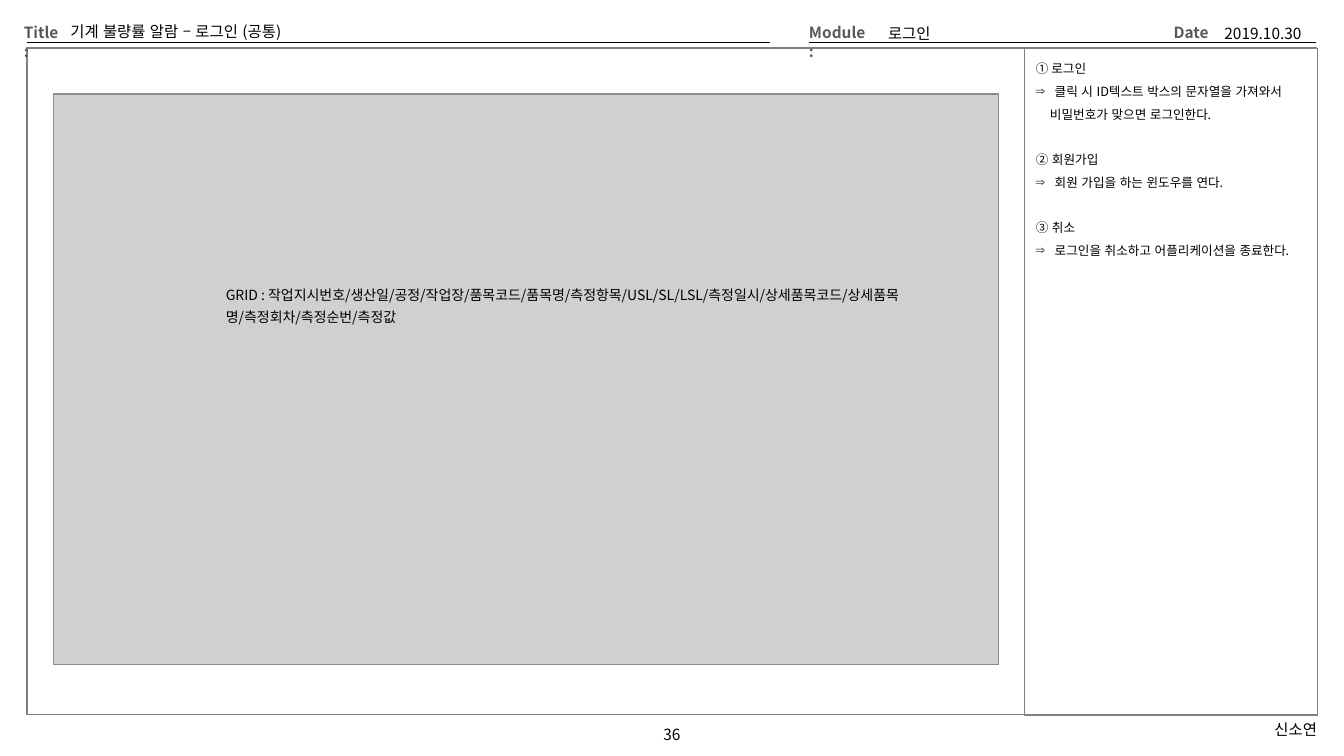
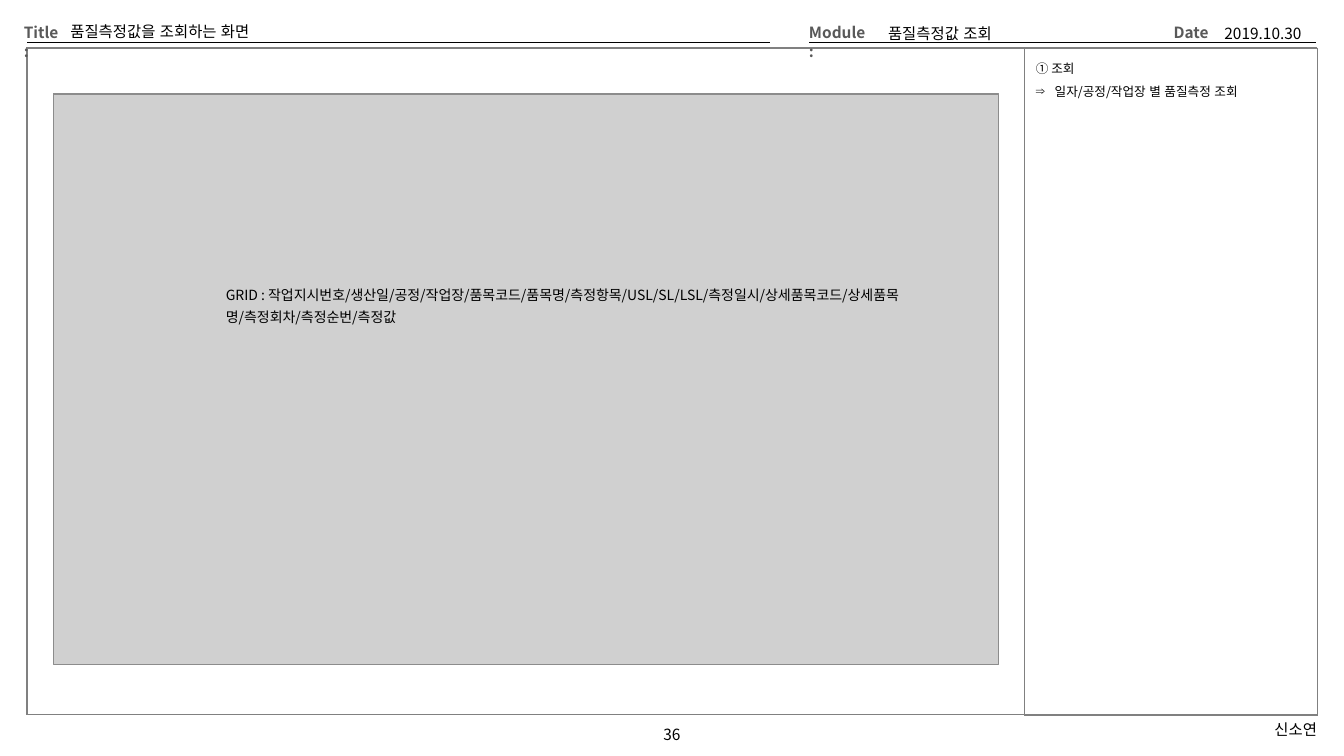
Before and after one commit to Cliedy-s/Team4, a slide deck: slide 36 of source/TEMP/Team4화면설계 - 오휘석.pptx. Drawn at 1344x756 pixels with LibreOffice and Linux fonts; fonts in the diff are those of the drawing; grey boxes stand for pictures. Boxes give left, top, right and bottom in pixels: in the first picture for what was removed or moved away, otherwise in the second. Text is boxed around its words. In the diff, an @@ line names an element or a change of style, - is before the commit and + after.

```diff
--- a/source/TEMP/Team4화면설계 - 오휘석.pptx
+++ b/source/TEMP/Team4화면설계 - 오휘석.pptx
@@ title at box(70, 24, 249, 39): text changed @@
-기계 불량률 알람 – 로그인 (공통)
+품질측정값을 조회하는 화면
@@ text at box(888, 26, 991, 43): text changed @@
-로그인
+품질측정값 조회
@@ text at box(1036, 62, 1237, 99): text changed @@
-① 로그인
-⇒ 클릭 시 ID텍스트 박스의 문자열을 가져와서
-비밀번호가 맞으면 로그인한다.
-② 회원가입
-⇒ 회원 가입을 하는 윈도우를 연다.
-③ 취소
-⇒ 로그인을 취소하고 어플리케이션을 종료한다.
+① 조회
+⇒ 일자/공정/작업장 별 품질측정 조회
```
Also in this commit, not shown: 15 other slides changed, 1 other file.
